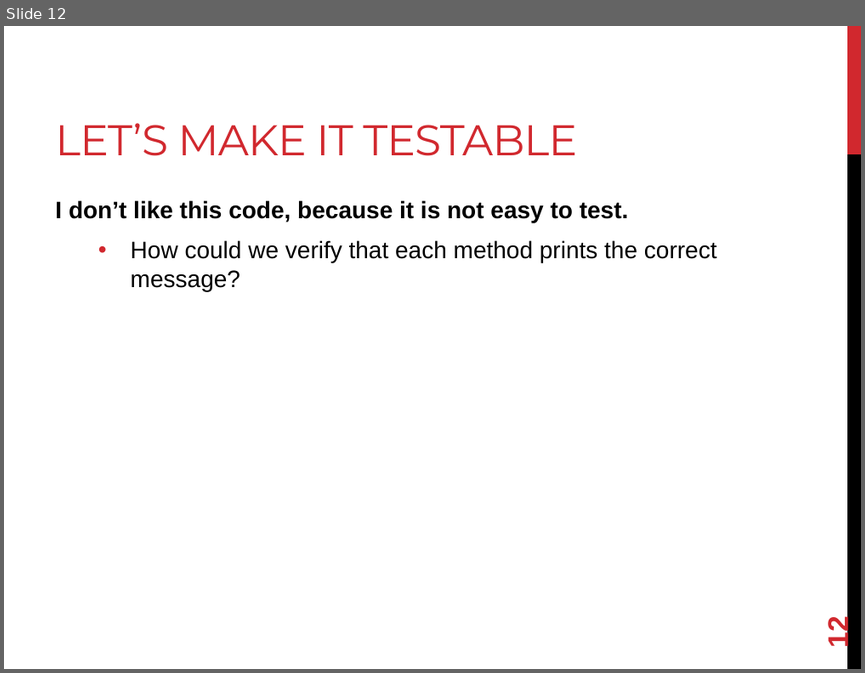
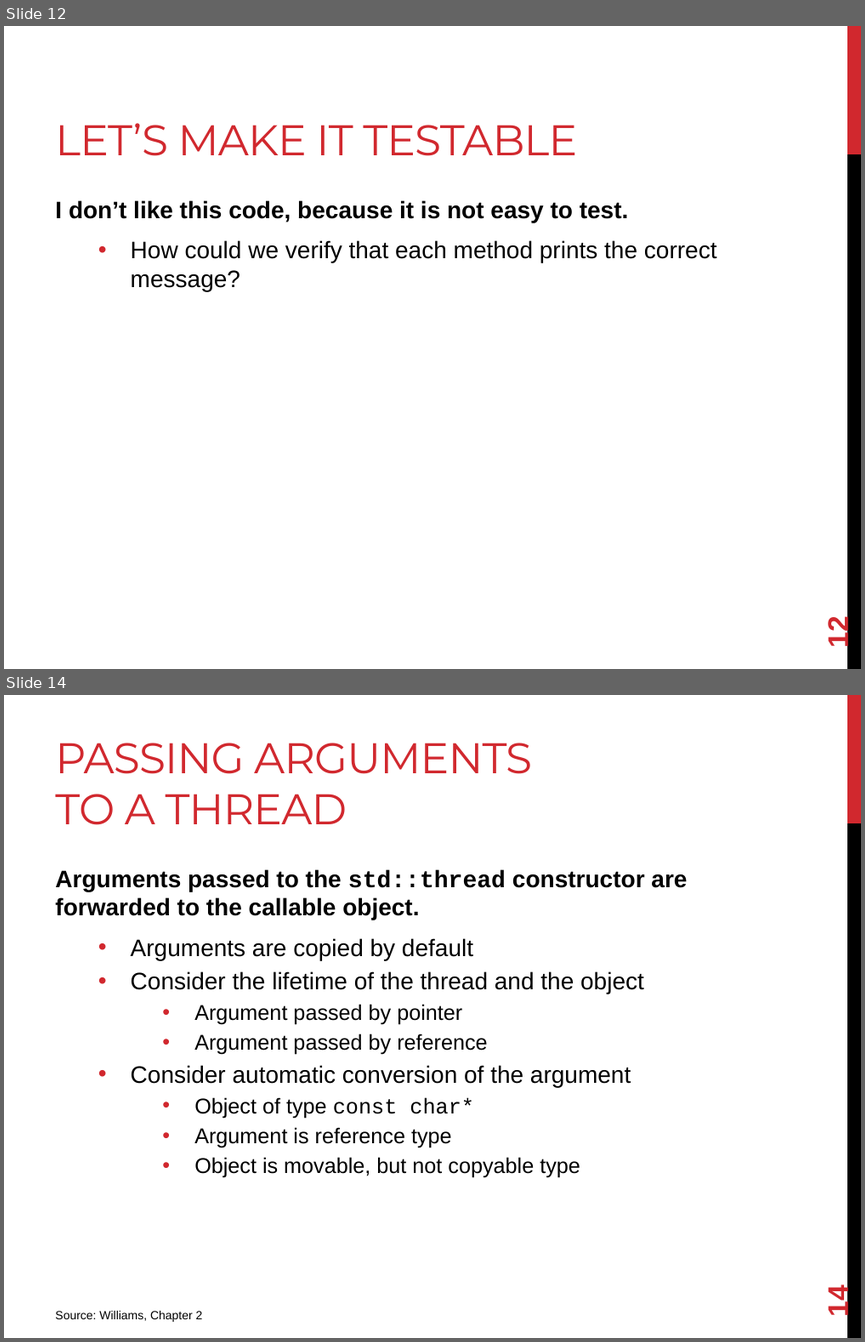
Before and after one commit to joshpeterson/DevelopingConcurrentSoftware, a slide deck: Lectures/Threads/Threads.pptx. Shown one above the other, each under a label of ours: slide 12 before the commit, slides 12 and 14 after it; the slides between them are not shown. The pictures are 865x673 and 865x1342 pixels, drawn with LibreOffice and Linux fonts; fonts in the diff are those of the drawing. Boxes give left, top, right and bottom in pixels: in the first picture for what was removed or moved away, otherwise in the second. Text is boxed around its words. In the diff, an @@ line names an element or a change of style, - is before the commit and + after.

Commit message:
Add information about thread argument passing and thread stopping.

```diff
--- a/Lectures/Threads/Threads.pptx
+++ b/Lectures/Threads/Threads.pptx
@@ slide 14 added at (x1=4, y1=695, x2=861, y2=1338), background #FFFFFF; not listed: 2 template elements that a slide beside it also shows @@
@@ title added at (x1=55, y1=743, x2=532, y2=825), 36 pt, text #D1282E @@
+PASSING ARGUMENTS TO A THREAD
@@ text added at (x1=55, y1=869, x2=687, y2=1178), 20 pt, text #000000 @@
+Arguments passed to the std::thread constructor are forwarded to the callable object.
+  • Arguments are copied by default
+  • Consider the lifetime of the thread and the object
+    • Argument passed by pointer
+    • Argument passed by reference
+  • Consider automatic conversion of the argument
+    • Object of type const char*
+    • Argument is reference type
+    • Object is movable, but not copyable type
@@ page number added at (x1=822, y1=1287, x2=854, y2=1315), 24 pt, text #D1282E, bold @@
+14
@@ text added at (x1=55, y1=1310, x2=203, y2=1321), 10 pt, text #000000 @@
+Source: Williams, Chapter 2
```
Also in this commit, not shown: 1 slide changed, 11 other slides added.
